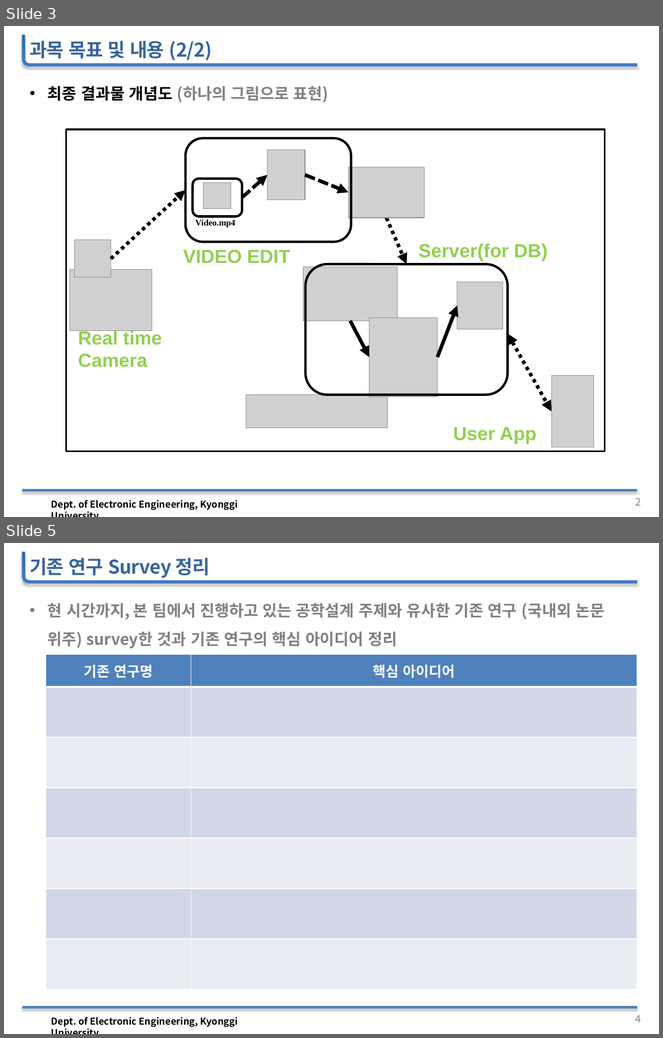
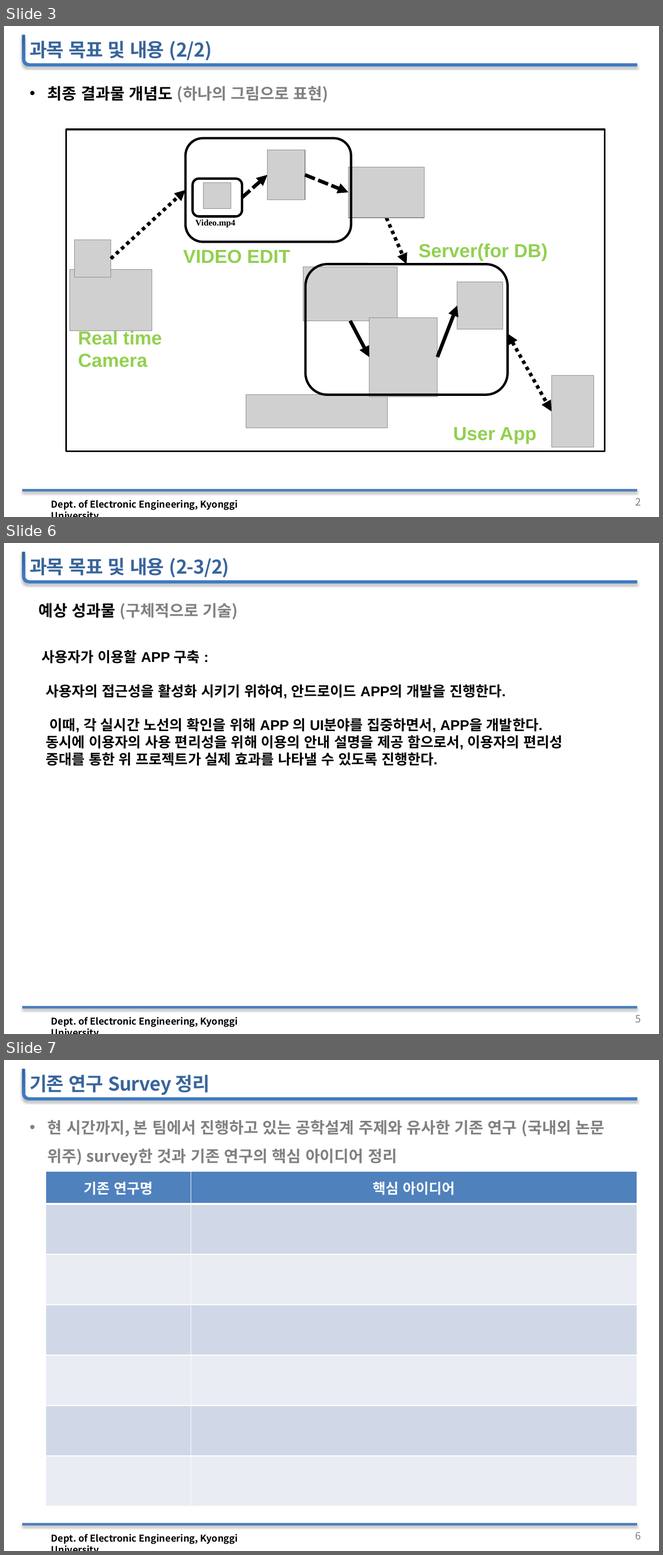
Before and after one commit to woojin1027/THE-FACO, a slide deck: 공학설계 자료/공학설계_중간보고_발표자료(양식).pptx. Shown one above the other, each under a label of ours: slides 3 and 5 before the commit, slides 3, 6 and 7 after it; the slides between them are not shown. The pictures are 663x1038 and 663x1555 pixels, drawn with LibreOffice and Linux fonts; fonts in the diff are those of the drawing; grey boxes stand for pictures; background and template pictures are left out. Boxes give left, top, right and bottom in pixels: in the first picture for what was removed or moved away, otherwise in the second. Text is boxed around its words. In the diff, an @@ line names an element or a change of style, - is before the commit and + after.

```diff
--- a/공학설계 자료/공학설계_중간보고_발표자료(양식).pptx
+++ b/공학설계 자료/공학설계_중간보고_발표자료(양식).pptx
@@ slide 6 added at bbox=[4, 543, 659, 1034], background #FFFFFF; not listed: 4 template elements that a slide beside it also shows @@
@@ text added at bbox=[29, 558, 230, 577], 24 pt, text #38659C, bold @@
+과목 목표 및 내용 (2-3/2)
@@ text added at bbox=[38, 603, 237, 619], 20 pt, text #808080, bold @@
+예상 성과물 (구체적으로 기술)
@@ text added at bbox=[42, 650, 563, 766], 18 pt, text #000000, bold @@
+사용자가 이용할 APP 구축 :
+사용자의 접근성을 활성화 시키기 위하여, 안드로이드 APP의 개발을 진행한다.
+이때, 각 실시간 노선의 확인을 위해 APP 의 UI분야를 집중하면서, APP을 개발한다.
+동시에 이용자의 사용 편리성을 위해 이용의 안내 설명을 제공 함으로서, 이용자의 편리성
+증대를 통한 위 프로젝트가 실제 효과를 나타낼 수 있도록 진행한다.
@@ what was slide 5 is now slide 7 @@
@@ page number at bbox=[635, 1532, 641, 1540]: text changed @@
-4
+6
```
Also in this commit, not shown: 4 slides changed, 1 other slide added, 1 other file.
